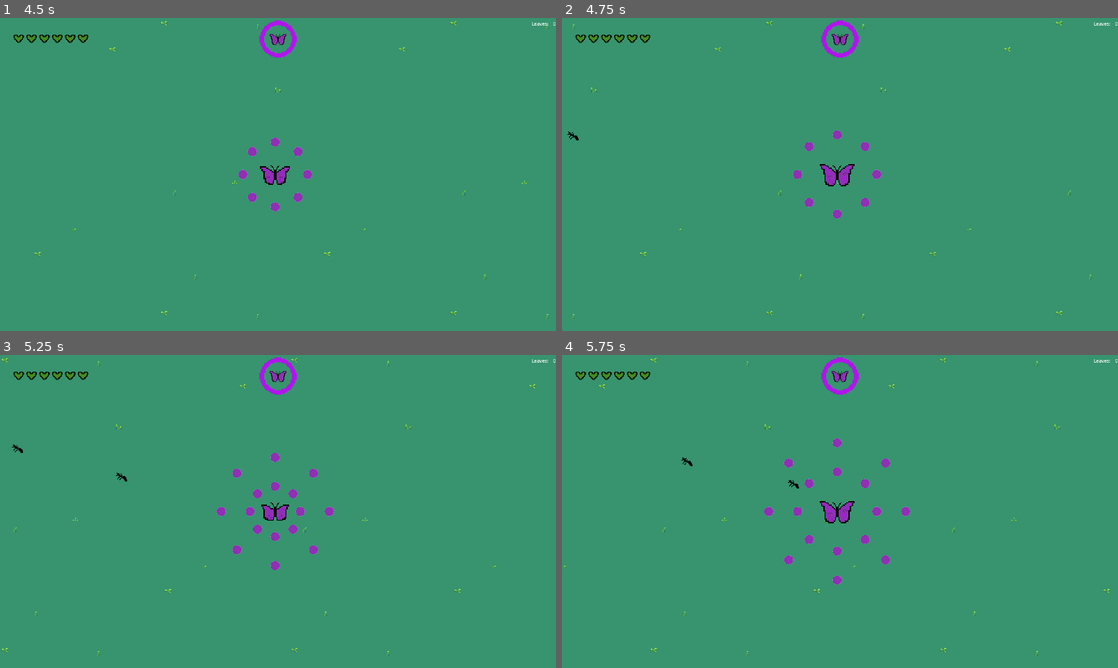
Above: before the commit, frames 1-4 (two rows, left to right).
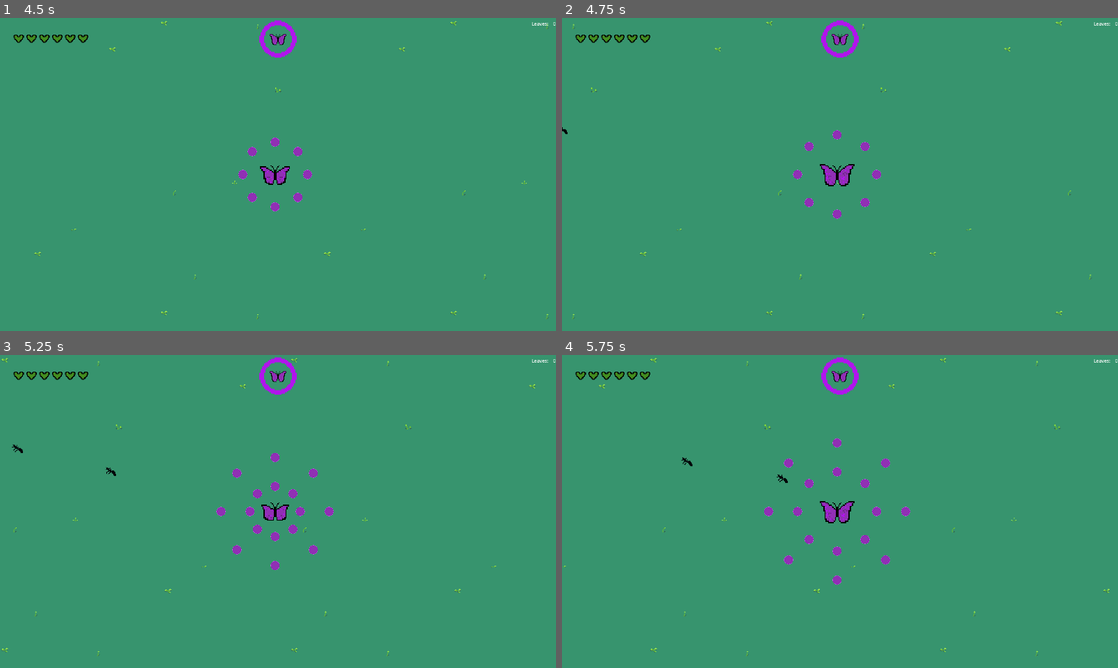
Above: after the commit, the same moments.

Repository: Armand-Alvarez/metamorphosis---jam-77
Game: Godot game, scene res://src/scenes/main.tscn
Same seed, same stepped clock (60 frames per second), same inputs: the game is played once before the commit and once after it.
Inputs (mouse positions are in pixels of both pictures, inside the frame that each line leads up to):
- Up to frame 1 (4.5 s): click "Start" at 0.5 s; move the mouse to (400, 158) at 1.27 s; press the mouse at (400, 158) at 1.28 s; hold D (move_right) 1.28-2.03 s; move the mouse to (166, 190) at 2.02 s; release the mouse at (166, 190) at 2.03 s; hold S (move_down) 2.03-2.78 s; tap M (spawn_mob) at 2.1, 4.35 s; move the mouse to (333, 105) at 2.77 s; hold D (move_right) 2.78-3.53 s; tap Space (ultimate) at 2.85 s; tap Enter at 3.5 s; move the mouse to (250, 237) at 3.52 s; hold W (move_up) 3.53-4.28 s; click (250, 237) at 3.6 s; move the mouse to (444, 221) at 4.27 s; hold A (move_left) from 4.28 s (still down)
- Up to frame 2 (4.75 s): keep holding A (move_left)
- Up to frame 3 (5.25 s): keep holding A (move_left); move the mouse to (111, 464) at 5.02 s; tap Space (ultimate) at 5.1 s
- Up to frame 4 (5.75 s): keep holding A (move_left)

Frame 1 is identical in both runs. In frame 2, less than 0.1% of the frame differs, in the area x 0-3%, y 34-40%; in frame 3, less than 0.1%, in the area x 19-23%, y 35-41%; in frame 4, less than 0.1%.

Commit message:
Update AIAttackPoints positions to use Vector2.ZERO for consistency

Diff:
--- a/src/scripts/butterfly.gd
+++ b/src/scripts/butterfly.gd
@@ -21,10 +21,10 @@
 	$AttackTimer.wait_time = attack_speed
 	$HitIndicator.visible = false
 	$ExistenceTimer.start(existence_time)
-	$AIAttackPoints/Marker2D.position = position + Vector2(-11.1, -4.8)
-	$AIAttackPoints/Marker2D2.position = position + Vector2(-7.3, 2.4)
-	$AIAttackPoints/Marker2D3.position = position + Vector2(3.8, 4.7)
-	$AIAttackPoints/Marker2D4.position = position + Vector2(10.7, -0.1)
+	$AIAttackPoints/Marker2D.position = Vector2.ZERO + Vector2(-11.1, -4.8)
+	$AIAttackPoints/Marker2D2.position = Vector2.ZERO + Vector2(-7.3, 2.4)
+	$AIAttackPoints/Marker2D3.position = Vector2.ZERO + Vector2(3.8, 4.7)
+	$AIAttackPoints/Marker2D4.position = Vector2.ZERO + Vector2(10.7, -0.1)
 
 
 
